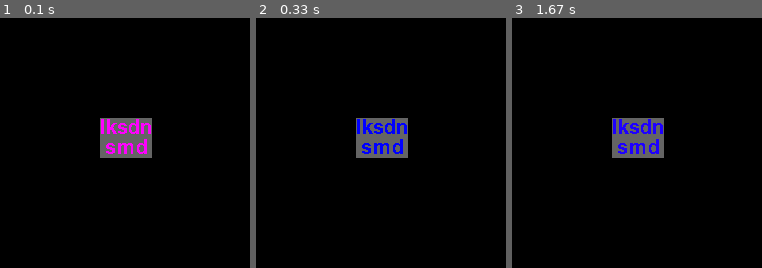
Above: before the commit, frames 1-3 (left to right).
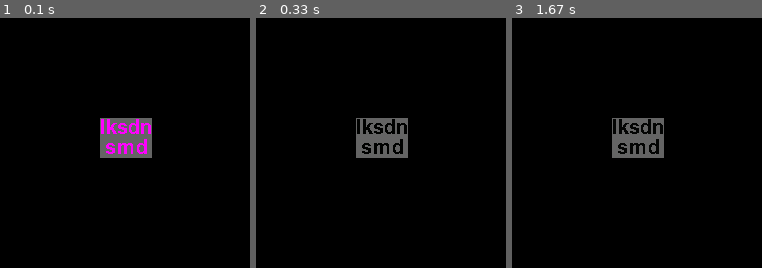
Above: after the commit, the same moments.

Repository: MihailChert/pygame_widgets
Game: pygame game, started from test_lable.py
The game is run twice, just before and just after one commit, with the same random seed, the same clock (stepped at 60 frames per second) and the same inputs.
Inputs:
- Up to frame 1 (0.1 s): no input
- Up to frame 2 (0.33 s): no input
- Up to frame 3 (1.67 s): no input
The pictures show only the part of the screen within x 0-50%, y 0-50%; the shares and areas given below are measured in that part.

Frame 1 is identical in both runs. In frame 2, 1.0% of the frame differs, in the area x 40-61%, y 40-55%; in frame 3, 1.0%.

Commit message:
Create singl thread timers.
All timers use the daemon thread

Diff:
--- a/lable.py
+++ b/lable.py
@@ -6,6 +6,7 @@
 
 class Lable(pygame.sprite.Sprite):
 	default_color = (255, 255, 255)
+	ID = 0
 
 	def __init__(self, parent, pos, font, text,
 				background, text_align, trancparency=False, rect_size=None,
@@ -21,6 +22,9 @@
 			self.font = FontProperty(None, 16, Lable.default_color)
 		self.font.create_font()
 		self.visible = True
+		self.id = Lable.ID
+		self.name = 'Lable' + str(self.id)
+		Lable.ID += 1
 		self.parent = parent
 		self._text = text
 		self.padding = padding
--- /dev/null
+++ b/specialtimer.py
@@ -0,0 +1,55 @@
+import pygame
+import threading
+import pdb
+
+class MultiTimer(threading.Thread):
+	def __init__(self):
+		super().__init__(daemon=True)
+		self.timers = []
+		self.start()
+
+	def start_timer(self, timer):
+		self.timers.append(timer)
+		timer._last_activate = pygame.time.get_ticks()
+
+	def stop_timer(self, timer):
+		self.timers.remov(timer)
+
+	def run(self):
+		while True:
+			try:
+				for ind, timer in enumerate(self.timers):
+					pdb.set_trace
+					now = pygame.time.get_ticks() - timer._last_activate
+					if now >= timer.interval:
+						timer._post()
+						timer._last_activate = pygame.time.get_ticks()
+			except Exception as ex:
+				print(ex)
+				break
+
+
+class Timer:
+	TIMEREVENT = pygame.event.custom_type()
+	ID = 0
+	TIMER = MultiTimer()
+	def __init__(self, time_interval, target=None, timer_name=None):
+		self.interval = time_interval
+		self.id = Timer.ID
+		self._last_activate = None
+		Timer.ID += 1
+		self.name = 'Timer'+str(self.ID) if timer_name is None else timer_name
+		self.event = pygame.event.Event(Timer.TIMEREVENT)
+		self.event.timer_id = self.id
+		self.event.timer_name = self.name
+		self.event.target = target
+
+	def start(self):
+		Timer.TIMER.start_timer(self)
+		self.last_activate = pygame.time.get_ticks()
+
+	def stop(self):
+		Timer.TIMER.stop_timer(self)
+
+	def _post(self):
+		pygame.event.post(self.event)
--- a/test_lable.py
+++ b/test_lable.py
@@ -2,7 +2,7 @@
 import sys
 
 from lable import Lable
-from timer import Timer, TargetTimer
+from specialtimer import Timer
 from modules import SizeRange
 
 pygame.font.init()
@@ -19,10 +19,9 @@
 lable.set_text('lksdn\nsmd')
 lable.font.color[1] = 0
 event = pygame.event.Event(Timer.TIMEREVENT)
-timer1 = Timer(0, 20)
-timer1.start()
-timer2 = TargetTimer(1, 500, timer1.start)
-timer2.start()
+timer = [Timer(i*10) for i in range(1, 4)]
+for t in timer:
+	t.start()
 
 while True:
 	clock.tick(FPS)
@@ -31,12 +30,11 @@
 		or event.type == pygame.KEYDOWN and event.key == pygame.K_ESCAPE:
 			pygame.quit()
 			sys.exit()
-		if event.type == Timer.TIMEREVENT and event.timer_id == 0:
-			lable.font.color[event.timer_id] += 10
+		if event.type == Timer.TIMEREVENT:
+			lable.font.color[event.timer_id] += 1
 			# print(lable.font.color)
 			if lable.font.color[event.timer_id] > 255:
 				lable.font.color[event.timer_id] = 0
-				event.timer.stop()
 
 
 
--- a/timer.py
+++ b/timer.py
@@ -5,17 +5,20 @@
 
 class Timer(threading.Thread):
 	TIMEREVENT = pygame.event.custom_type()
-	def __init__(self, timer_id, time_interval, timer_name=None):
+	ID = 0
+	def __init__(self, time_interval, timer_name=None):
 		super().__init__(daemon=True)
 		self.active = False
 		self.interval = time_interval
+		self.id = Timer.ID
 		self.event = pygame.event.Event(Timer.TIMEREVENT)
-		self.event.timer_id = timer_id
+		self.event.timer_id = Timer.ID
+		Timer.ID += 1
 		self.event.timer = self
-		self.event.name = timer_name if timer_name is not None else f'Timer{timer_id}'
+		self.event.timer_name = timer_name if timer_name is not None else f'Timer{timer_id}'
+		self.timer_name = timer_name if timer_name is not None else 'Timer'+str(self.id)
 
 	def start(self):
-		# pdb.set_trace()
 		if self.active:
 			return
 		self.active = True
@@ -38,7 +41,7 @@
 		self.active = False
 
 class TargetTimer(Timer):
-	def __init__(self, timer_id, time_interval, target, timer_name=None):
+	def __init__(self,time_interval, target, timer_name=None):
 		super().__init__(timer_name, time_interval, timer_name)
 		self.target = target
 		self.event.target = target
@@ -49,7 +52,5 @@
 				if self.active:
 					time.sleep(self.interval / 1000)
 					pygame.event.post(self.event)
-					self.target()
 			except Exception as ex:
 				print(ex)
-				break
Not shown, changed: .gitignore
